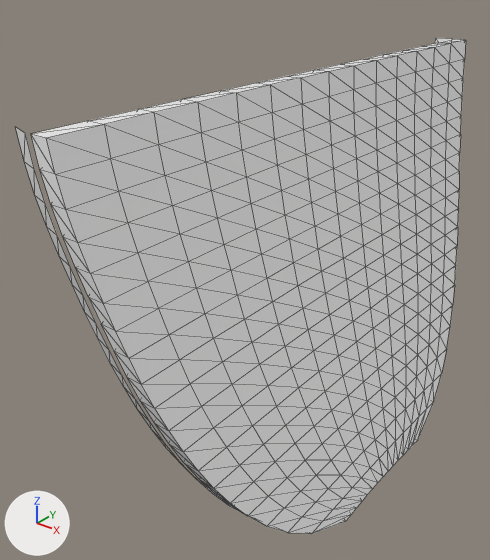
An edit to the glTF model boats/exports/steam/Transom.glb, drawn before and after from the same camera.
Both versions are drawn from a camera (50 mm lens) standing at (-3.105, -1.089, 0.948) and looking at (-3.878, -0.123, 0.349). Every picture has the same lights, and +X, +Y and +Z are marked at lower left. The first picture is the older version. Mesh edges are drawn as thin lines. Vertices at exactly the same position are counted once.

The first picture shows 'Transom'.
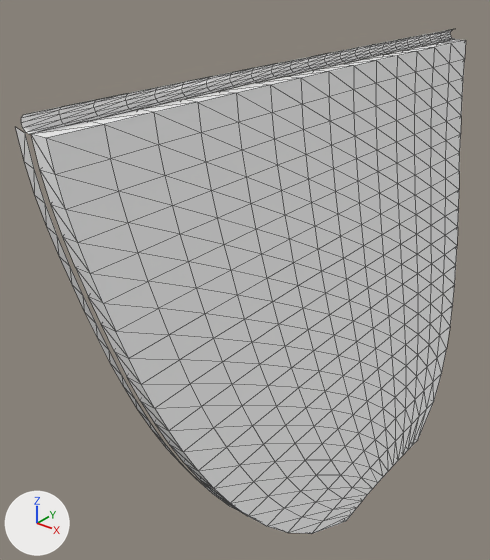
The newer file is also turned or shifted as a whole; pictures and numbers use the older file's frame.

Changed parts and their boxes (x1, y1, x2, y2) in the pictures (490 x 560 px):
```json
{"object": "Transom", "change": "reshaped", "before": [15, 38, 466, 534], "after": [15, 29, 466, 534]}
{"part": 1, "of": "me_transom", "change": "added", "after": [21, 29, 453, 134]}
```

Edits to the scene script, one JSON object a line:
```json
{"block": "me_transom", "where": "# used by ob_transom; location = (0.0, 0.0, 0.0)"}
{"op": "remove", "block": "me_transom", "code": "me_transom.from_pydata(...)  # 680 vertices, 1272 faces; spans x -3.854..-3.586, y -0.621..0.621, z -0.089..0.751"}
{"op": "add", "block": "me_transom", "code": "me_transom.from_pydata(...)  # 841 vertices, 1536 faces; spans x -3.854..-3.586, y -0.621..0.621, z -0.089..0.775"}
{"block": "me_transom", "change": "me_transom part 1: a new loose piece of 161 vertices spanning x -3.828..-3.809, y -0.621..0.621, z 0.751..0.775, in mat_teak_exterior (white #ffffff)"}
```
